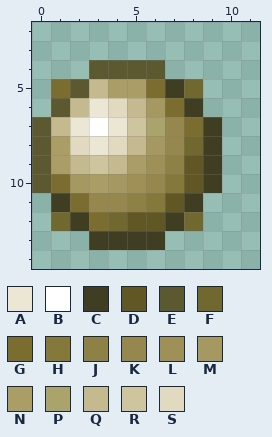
File history of a pixel-art sprite, knode/pics/redball.png. Above is the file before it was changed.
The file is 16x16 pixels. Colours within 5 levels of each other are drawn and written as one. Shown: x 0..11, y 2..14. The old version is drawn lined up with the new one, on the new canvas.
Palette (. is transparent): A #ece7d5  B #ffffff  C #3f3e22  D #605725  E #5c5931  F #716830  G #7a6d2f  H #85783b  J #8e8146  K #95874d  L #9e9057  M #a59860  N #ab9d66  P #aba36c  Q #c5ba8f  R #cec49e  S #e1dac0
Pixels before, first column x 0:
 4 ...EEEE...
 5 .GEQNNGCF.
 6 .EQASQMGC.
 7 EQABARPKGC
 8 ENSASQMKFC
 9 ENQRQNLJDC
10 EGMNMLKHDC
11 .CGKKJHDC.
12 .FCGFDDCF.
13 ...CCCC...
The same view after the edit:
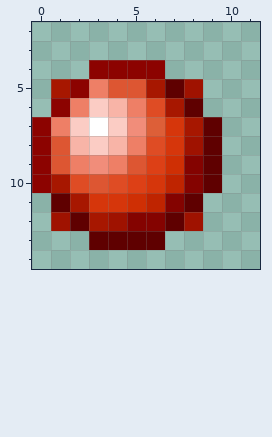
The edit:
{"change": "canvas 16x16 -> 14x16, the old top-left corner now at -3,1 (the part of the old canvas that was cut away was empty and is not shown)"}
{"colour":"A","old":"#ece7d5","new":"#fbccc4"}
{"colour":"C","old":"#3f3e22","new":"#5f0000"}
{"colour":"D","old":"#605725","new":"#840300"}
{"colour":"E","old":"#5c5931","new":"#8c0300"}
{"colour":"F","old":"#716830","new":"#9f1200"}
{"colour":"G","old":"#7a6d2f","new":"#a71700"}
{"colour":"H","old":"#85783b","new":"#bf2400"}
{"colour":"J","old":"#8e8146","new":"#cf2f04"}
{"colour":"K","old":"#95874d","new":"#d6360b"}
{"colour":"L","old":"#9e9057","new":"#dd4016"}
{"colour":"M","old":"#a59860","new":"#df4c24"}
{"colour":"N","old":"#ab9d66","new":"#dd5632"}
{"colour":"P","old":"#aba36c","new":"#dd5f38"}
{"colour":"Q","old":"#c5ba8f","new":"#ee7f66"}
{"colour":"R","old":"#cec49e","new":"#f18d7a"}
{"colour":"S","old":"#e1dac0","new":"#f8b4a7"}
{"label":"changed","picture_box":[32,60,222,250]}
